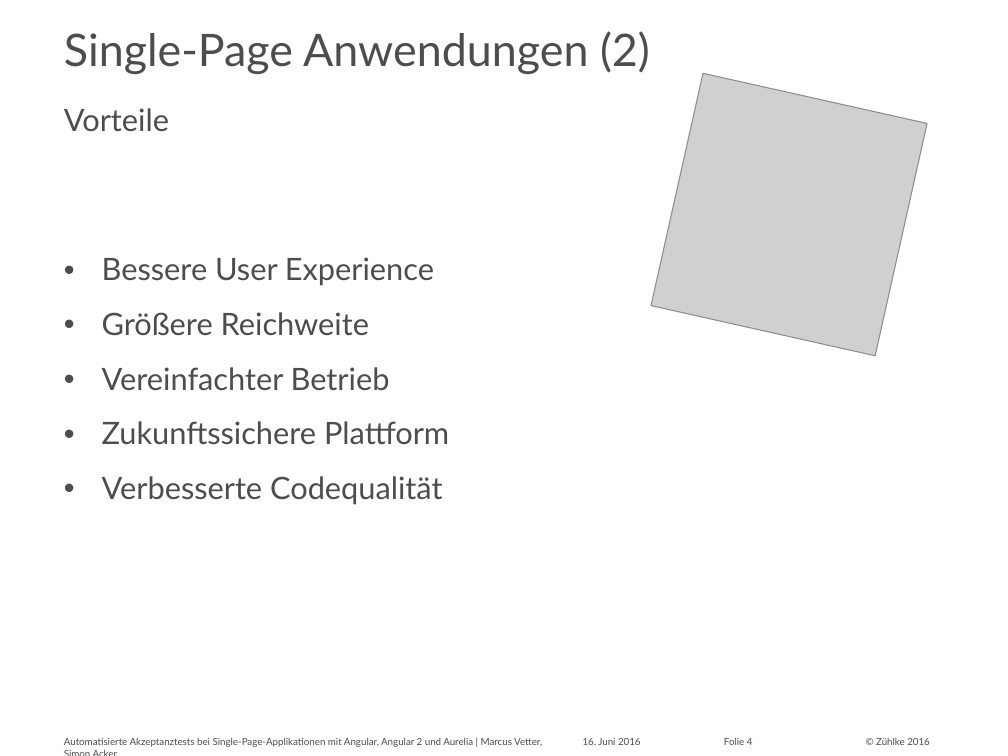
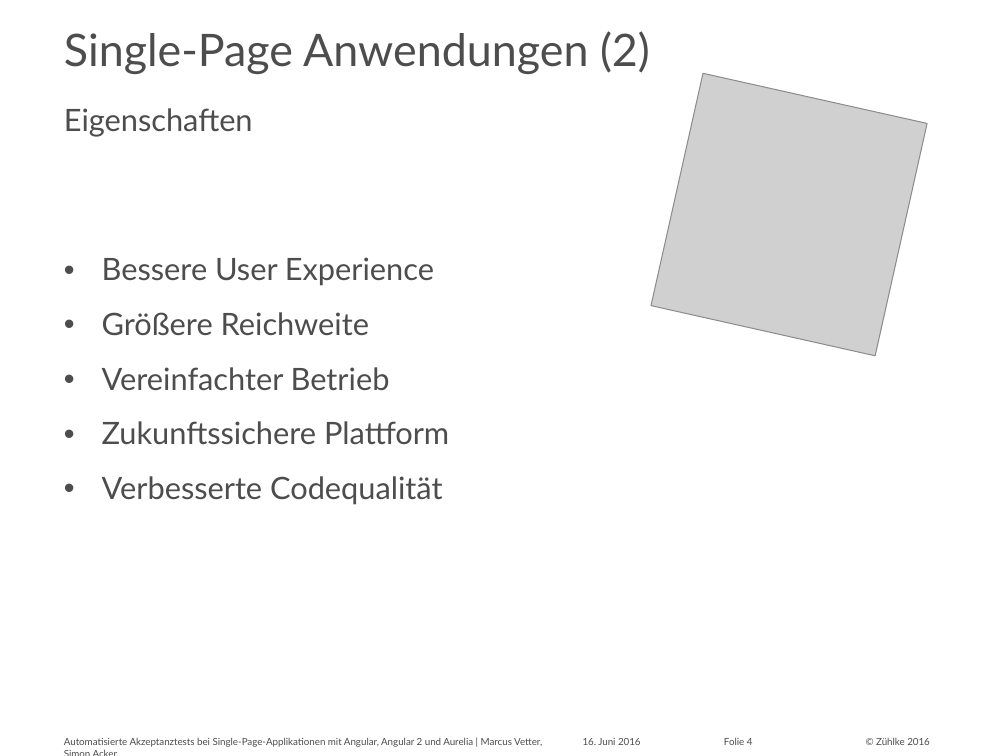
Before and after one commit to marcusvetter/yoda-chat, a slide deck: slide 4 of Vortrag_KE2016_MAVE_SIA.pptx. Drawn at 1008x756 pixels with LibreOffice and Linux fonts; fonts in the diff are those of the drawing; grey boxes stand for pictures. Boxes give left, top, right and bottom in pixels: in the first picture for what was removed or moved away, otherwise in the second. Text is boxed around its words. In the diff, an @@ line names an element or a change of style, - is before the commit and + after.

```diff
--- a/Vortrag_KE2016_MAVE_SIA.pptx
+++ b/Vortrag_KE2016_MAVE_SIA.pptx
@@ text at bbox=[64, 108, 253, 137]: text changed @@
-Vorteile
+Eigenschaften
```
Also in this commit, not shown: 3 other slides changed, 2 slides added, 1 slide removed.
